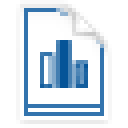
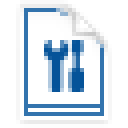
The second 128x128 image is a revision of the first. Changes to its layers:
added layer "Vector Smart Object" (1st of 3) above "Vector Smart Object" over [44, 40, 84, 92]
hid "Vector Smart Object" (3rd of 3) over [40, 40, 88, 88]
